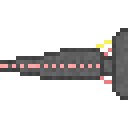
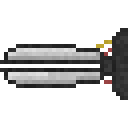
Layers edited between the first and the second 128 x 128 image:
painted on "Layer 1" over left=0, top=28, right=128, bottom=100
